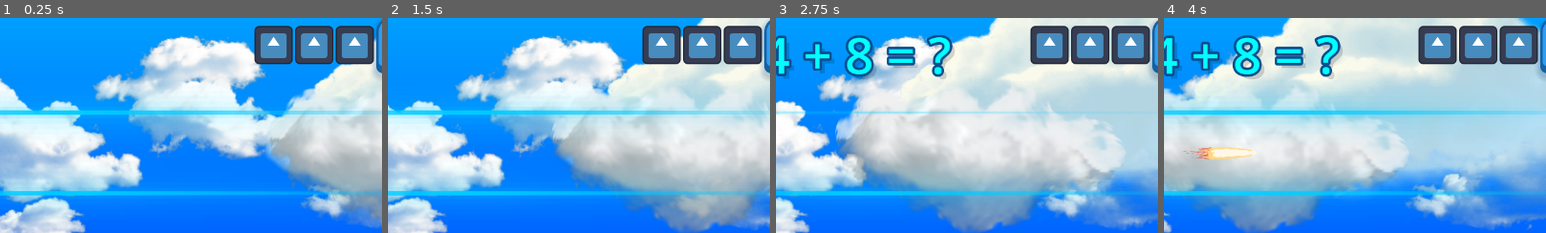
Above: before the commit, frames 1-4 (left to right).
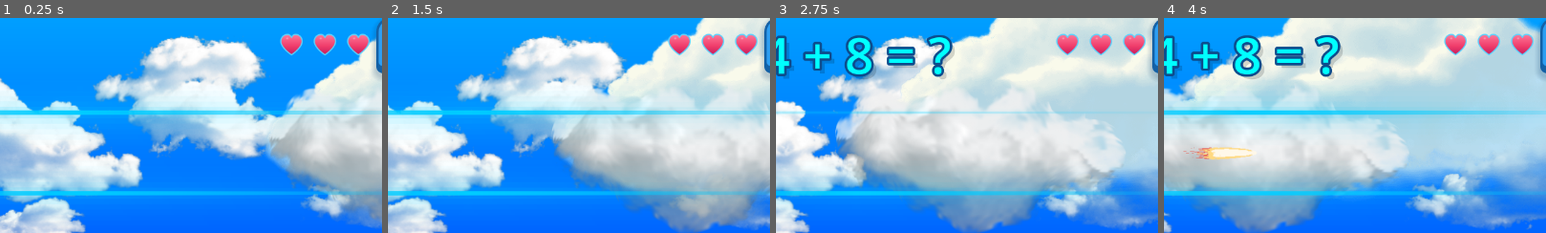
Above: after the commit, the same moments.

Repository: GGamezebo/quizmatik
Game: Godot game, scene res://src/contexts/game_context/game_context.tscn
Two runs of this game, one before a commit and one after it. Both use one fixed random seed, a clock stepped at 60 frames per second and the inputs below. This scene is started directly instead of the project's main scene. The engine's default icon, where the game draws it, is replaced by a stand-in: a white triangle on a blue panel in a dark square.
Inputs:
- Up to frame 1 (0.25 s): no input
- Up to frame 2 (1.5 s): tap Enter at 0.5 s; hold Right (ui_right) 0.53-1.28 s; tap Space (shoot) at 0.6 s; hold Down (ui_down) from 1.28 s (still down); tap Tab at 1.35 s
- Up to frame 3 (2.75 s): release Down (ui_down) at 2.03 s; hold Right (ui_right) from 2.03 s (still down); tap Space (shoot) at 2.1 s
- Up to frame 4 (4 s): release Right (ui_right) at 2.78 s; hold Up (ui_up) 2.78-3.53 s; tap Tab at 2.85 s; hold Left (ui_left) from 3.53 s (still down); tap Space (shoot) at 3.6 s
The pictures show only the part of the screen within x 40-90%, y 0-50%; the shares and areas given below are measured in that part.

The runs differ from the first frame. In frame 1, 5.5% of the frame differs, in the area x 66-98%, y 3-22%; in frame 2, 5.5%; in frame 3, 5.5%; in frame 4, 5.5%.

Commit message:
health icon

Diff:
--- /dev/null
+++ b/assets/health_icon.svg
@@ -0,0 +1,27 @@
+<svg xmlns="http://www.w3.org/2000/svg" viewBox="0 0 64 64">
+  <defs>
+    <linearGradient id="fill" x1="32" y1="10" x2="32" y2="54" gradientUnits="userSpaceOnUse">
+      <stop offset="0%" stop-color="#FF7A9A"/>
+      <stop offset="55%" stop-color="#F03D6B"/>
+      <stop offset="100%" stop-color="#C2185B"/>
+    </linearGradient>
+    <radialGradient id="shine" cx="36%" cy="30%" r="30%">
+      <stop offset="0%" stop-color="#FFFFFF" stop-opacity="0.45"/>
+      <stop offset="100%" stop-color="#FFFFFF" stop-opacity="0"/>
+    </radialGradient>
+  </defs>
+
+  <path
+    fill="url(#fill)"
+    stroke="#5AD4FF"
+    stroke-width="2.5"
+    stroke-linejoin="round"
+    d="M32 52
+       C32 52 10 38 10 24
+       C10 16 16 10 24 10
+       C27 10 30 12 32 16
+       C34 12 37 10 40 10
+       C48 10 54 16 54 24
+       C54 38 32 52 32 52 Z"/>
+  <ellipse cx="25" cy="20" rx="6" ry="4.5" fill="url(#shine)"/>
+</svg>
--- a/src/contexts/game_context/game_context.tscn
+++ b/src/contexts/game_context/game_context.tscn
@@ -24,7 +24,7 @@
 [ext_resource type="Script" uid="uid://c31s1xkrtgnis" path="res://src/contexts/game_context/ui/answer_label.gd" id="14_wlohk"]
 [ext_resource type="Script" uid="uid://bb48gluxno1u" path="res://src/contexts/game_context/ui/ui_health.gd" id="15_6ktr1"]
 [ext_resource type="Script" uid="uid://cwfxgx56jwul8" path="res://src/contexts/game_context/game_logic/line_selector.gd" id="15_h2w07"]
-[ext_resource type="Texture2D" uid="uid://c4rcn50qkxusi" path="res://assets/icon.svg" id="17_emdi4"]
+[ext_resource type="Texture2D" path="res://assets/health_icon.svg" id="17_emdi4"]
 [ext_resource type="Script" uid="uid://bujyufbdn6yo" path="res://src/contexts/game_context/ui/score.gd" id="19_73ia8"]
 
 [node name="GameContext" type="Node" unique_id=1179940708]
--- a/src/contexts/game_context/ui/ui_health.gd
+++ b/src/contexts/game_context/ui/ui_health.gd
@@ -6,33 +6,31 @@
 
 func _ready() -> void:
 	player.ev_health_changed.connect(_on_health_changed)
-	_updateState()
+	_update_state()
 
 func _exit_tree() -> void:
 	player.ev_health_changed.disconnect(_on_health_changed)
 
-func _updateState() -> void:
+func _update_state() -> void:
 	var health: int = player.health
 	var child_count: int = get_child_count()
 	var count: int = health - child_count
-	var action = _createHealth if count > 0 else _removeHealth
+	var action := _create_health if count > 0 else _remove_health
 	for _index in range(abs(count)):
 		action.call()
 
-func _on_health_changed(_health):
-	_updateState()
+func _on_health_changed(_health: int) -> void:
+	_update_state()
 
-func _createHealth():
-	var new_texture_rect = TextureRect.new()
-	new_texture_rect.texture = helthSprite
-	new_texture_rect.expand_mode = TextureRect.EXPAND_IGNORE_SIZE
-	new_texture_rect.stretch_mode = TextureRect.STRETCH_KEEP_ASPECT_CENTERED
-	new_texture_rect.custom_minimum_size = Vector2(64, 64)
-	add_child(new_texture_rect)
+func _create_health() -> void:
+	var icon := TextureRect.new()
+	icon.texture = helthSprite
+	icon.expand_mode = TextureRect.EXPAND_IGNORE_SIZE
+	icon.stretch_mode = TextureRect.STRETCH_KEEP_ASPECT_CENTERED
+	icon.custom_minimum_size = Vector2(52, 52)
+	add_child(icon)
 
-
-func _removeHealth():
-	var child_count = get_child_count()
+func _remove_health() -> void:
+	var child_count := get_child_count()
 	if child_count > 0:
-		var last_child = get_child(child_count - 1)
-		last_child.queue_free()
+		get_child(child_count - 1).queue_free()
Not shown, added: assets/health_icon.svg.import
